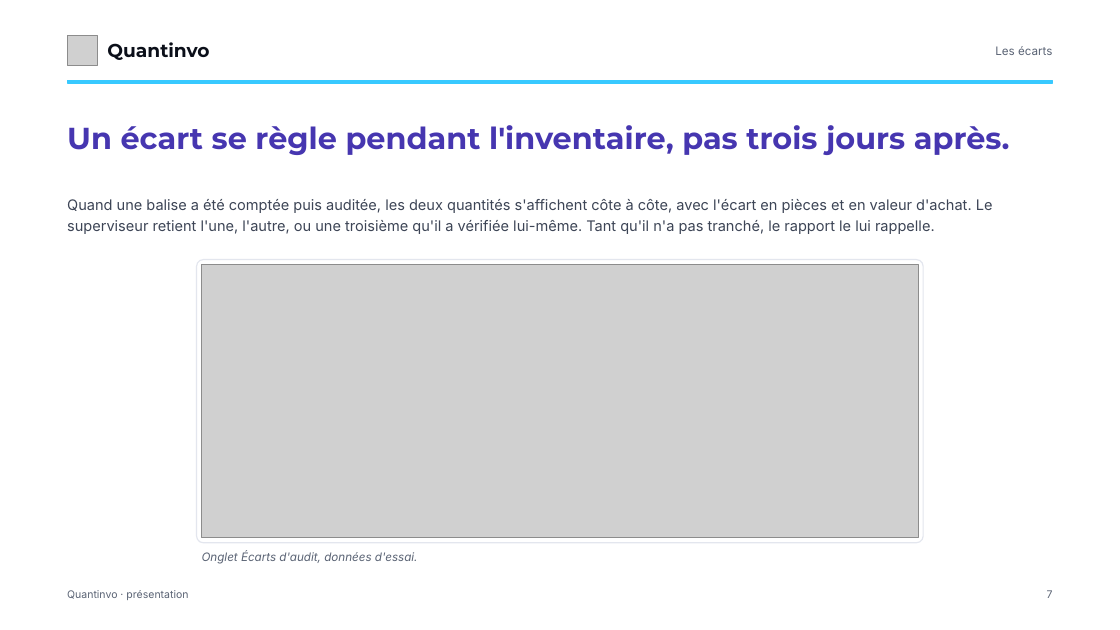
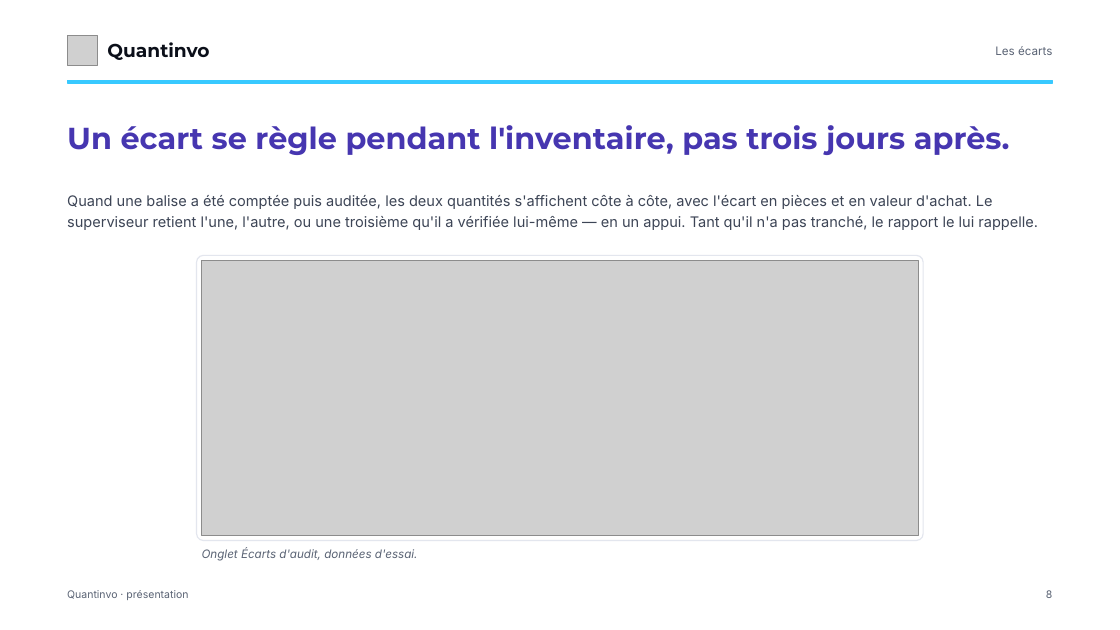
Before and after one commit to devkaylab/Inventaire, a slide deck: slide 8 of docs/entreprise/deck/Quantinvo-presentation-marque.pptx (slide 7 before the commit). Drawn at 1120x630 pixels with LibreOffice and Linux fonts; fonts in the diff are those of the drawing; grey boxes stand for pictures. Boxes give left, top, right and bottom in pixels: in the first picture for what was removed or moved away, otherwise in the second. Text is boxed around its words. In the diff, an @@ line names an element or a change of style, - is before the commit and + after.

```diff
--- a/docs/entreprise/deck/Quantinvo-presentation-marque.pptx
+++ b/docs/entreprise/deck/Quantinvo-presentation-marque.pptx
@@ text at [67, 195, 1038, 230]: text changed @@
-Quand une balise a été comptée puis auditée, les deux quantités s'affichent côte à côte, avec l'écart en pièces et en valeur d'achat. Le superviseur retient l'une, l'autre, ou une troisième qu'il a vérifiée lui-même. Tant qu'il n'a pas tranché, le rapport le lui rappelle.
+Quand une balise a été comptée puis auditée, les deux quantités s'affichent côte à côte, avec l'écart en pièces et en valeur d'achat. Le superviseur retient l'une, l'autre, ou une troisième qu'il a vérifiée lui-même — en un appui. Tant qu'il n'a pas tranché, le rapport le lui rappelle.
@@ 1 text, 1 picture, 1 rounded rectangle: place and size @@
-1 text, 1 picture, 1 rounded rectangle at [197, 260, 923, 564]
+1 text, 1 picture, 1 rounded rectangle at [197, 255, 923, 561]
@@ text at [1046, 590, 1052, 598]: text changed @@
-7
+8
```
Also in this commit, not shown: 5 other slides changed, 3 slides added, 1 slide removed, 25 other files.
